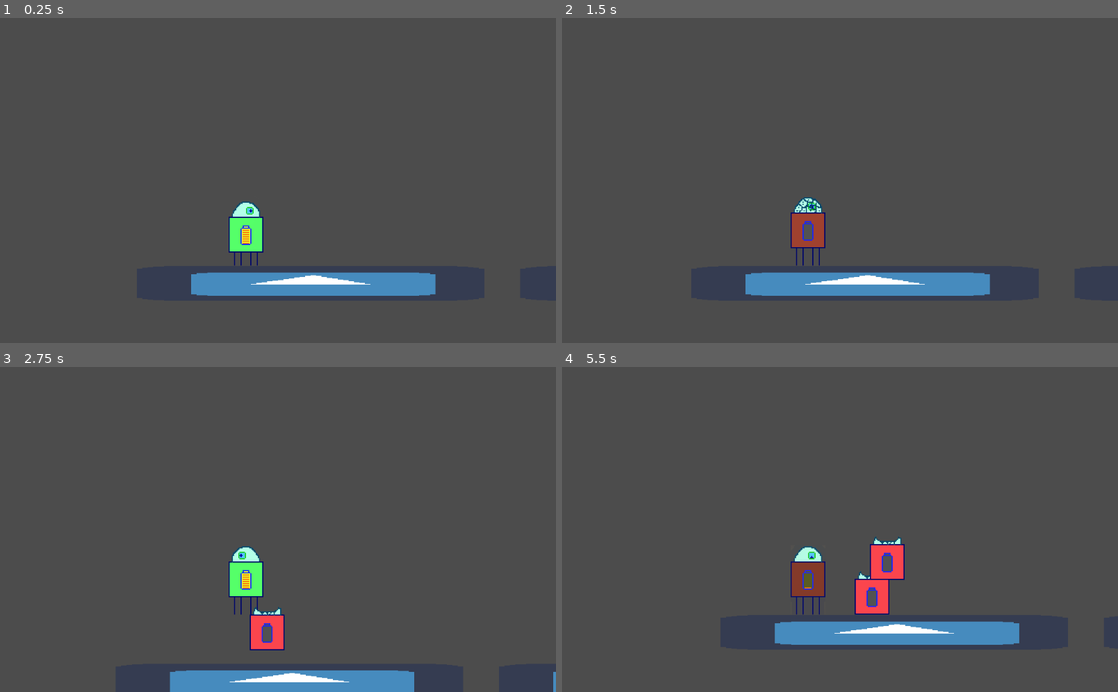
Above: before the commit, frames 1-4 (two rows, left to right).
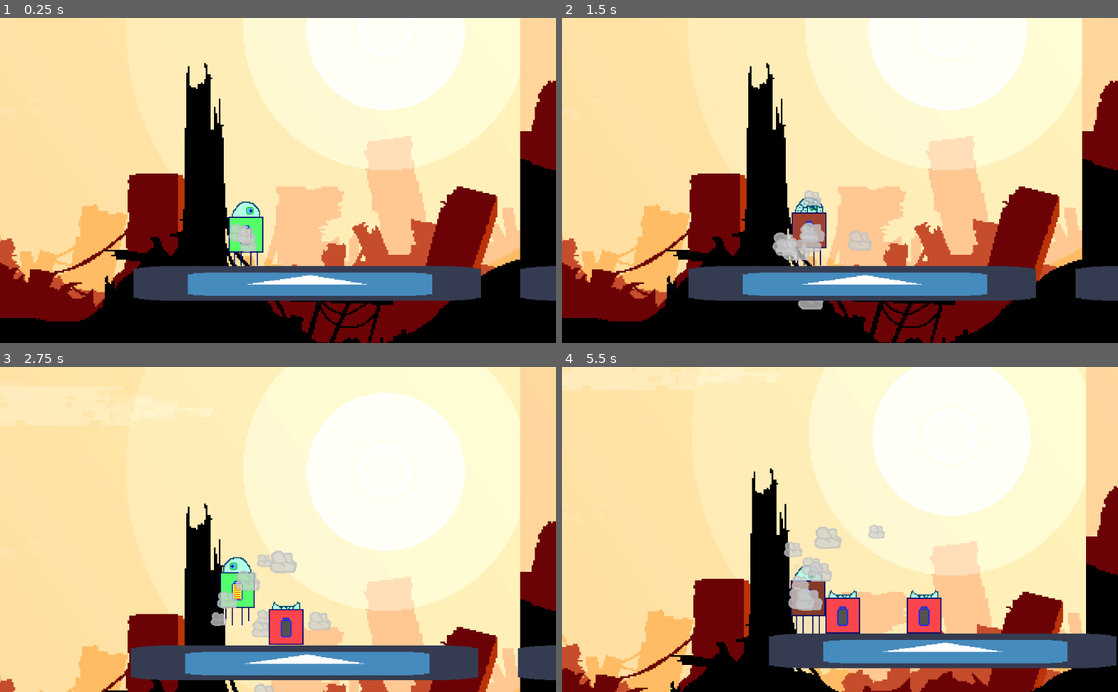
Above: after the commit, the same moments.

Repository: brisdalen/robot_puzzle
Game: Godot game, scene res://levels/root.tscn
Two runs of this game, one before a commit and one after it. Both use one fixed random seed, a clock stepped at 60 frames per second and the inputs below. The engine's default icon, where the game draws it, is replaced by a stand-in: a white triangle on a blue panel in a dark square.
Inputs:
- Up to frame 1 (0.25 s): no input
- Up to frame 2 (1.5 s): hold Right (ui_right) from 0.53 s (still down); tap D (keyboard_d) at 0.6, 1.35 s
- Up to frame 3 (2.75 s): release Right (ui_right) at 2.03 s; hold Left (ui_left) from 2.03 s (still down); tap D (keyboard_d) at 2.1 s
- Up to frame 4 (5.5 s): release Left (ui_left) at 2.78 s; hold Right (ui_right) 2.78-4.28 s; tap D (keyboard_d) every 0.75 s from 2.85 to 5.1 s; hold Left (ui_left) 4.28-5.03 s; hold Right (ui_right) from 5.03 s (still down)

The runs differ from the first frame. In frame 1, 92% of the frame differs, in the area x 0-100%, y 0-100%; in frame 2, 92%; in frame 3, 96%; in frame 4, 97%.

Commit message:
initial commit.

Diff:
--- a/levels/root.tscn
+++ b/levels/root.tscn
@@ -1,9 +1,10 @@
-[gd_scene load_steps=5 format=2]
+[gd_scene load_steps=6 format=2]
 
 [ext_resource path="res://root.gd" type="Script" id=1]
 [ext_resource path="res://player.tscn" type="PackedScene" id=2]
 [ext_resource path="res://dead_player_container.gd" type="Script" id=3]
 [ext_resource path="res://platform.tscn" type="PackedScene" id=4]
+[ext_resource path="res://Backgrounds/apocalypse_landscape_pixelated.png" type="Texture" id=5]
 
 [node name="root" type="Node2D"]
 script = ExtResource( 1 )
@@ -15,7 +16,7 @@
 script = ExtResource( 3 )
 
 [node name="StaticBody2D" parent="." instance=ExtResource( 4 )]
-position = Vector2( 193.947, 500 )
+position = Vector2( 187.057, 500 )
 
 [node name="StaticBody2D2" parent="." instance=ExtResource( 4 )]
 position = Vector2( 900, 500 )
@@ -25,3 +26,15 @@
 
 [node name="StaticBody2D5" parent="." instance=ExtResource( 4 )]
 position = Vector2( 2424.61, 552.461 )
+
+[node name="ParallaxBackground" type="ParallaxBackground" parent="."]
+offset = Vector2( 388.4, 123.28 )
+scale = Vector2( 3, 3 )
+transform = Transform2D( 3, 0, 0, 3, 388.4, 123.28 )
+
+[node name="ParallaxLayer" type="ParallaxLayer" parent="ParallaxBackground"]
+motion_scale = Vector2( 0.015, 1 )
+motion_mirroring = Vector2( 640, 0 )
+
+[node name="Sprite" type="Sprite" parent="ParallaxBackground/ParallaxLayer"]
+texture = ExtResource( 5 )
--- a/player.gd
+++ b/player.gd
@@ -13,6 +13,8 @@
 var wait_amount = 0.0
 var direction = DIRECTION.right
 
+onready var camera = get_node("Camera2D")
+const DEFAULT_SMOOTHING_SPEED = 10.0
 onready var anim_player = get_node("AnimationPlayer")
 
 # Called when the node enters the scene tree for the first time.
@@ -100,6 +102,7 @@
 
 func die():
 	print("die() called")
+	camera.smoothing_speed = 2
 	anim_state = STATE.dying
 	wait_amount = 0
 	anim_player.play("die")
@@ -108,3 +111,4 @@
 	anim_state = STATE.idle
 	position = spawn_location + Vector2(0, -70)
 	velocity = Vector2(0,0)
+	camera.smoothing_speed = DEFAULT_SMOOTHING_SPEED
--- a/player.tscn
+++ b/player.tscn
@@ -1,11 +1,12 @@
-[gd_scene load_steps=11 format=2]
+[gd_scene load_steps=13 format=2]
 
 [ext_resource path="res://player.gd" type="Script" id=1]
 [ext_resource path="res://Animations/player/player_spreadsheet_2.png" type="Texture" id=2]
+[ext_resource path="res://Backgrounds/ugly_cloud.png" type="Texture" id=3]
 
-[sub_resource type="Animation" id=8]
+[sub_resource type="Animation" id=1]
 resource_name = "die"
-length = 2.0
+length = 1.78
 tracks/0/type = "value"
 tracks/0/path = NodePath("Sprite:frame")
 tracks/0/interp = 1
@@ -133,8 +134,12 @@
 "values": [ 0, 1, 2, 3 ]
 }
 
-[sub_resource type="RectangleShape2D" id=1]
+[sub_resource type="RectangleShape2D" id=8]
 extents = Vector2( 32, 64 )
+
+[sub_resource type="Gradient" id=9]
+offsets = PoolRealArray( 0 )
+colors = PoolColorArray( 0.991563, 0.999603, 1, 1 )
 
 [node name="player" type="KinematicBody2D"]
 script = ExtResource( 1 )
@@ -143,10 +148,9 @@
 scale = Vector2( 2, 2 )
 texture = ExtResource( 2 )
 hframes = 35
-frame = 34
 
 [node name="AnimationPlayer" type="AnimationPlayer" parent="."]
-anims/die = SubResource( 8 )
+anims/die = SubResource( 1 )
 anims/idle_left = SubResource( 2 )
 anims/idle_right = SubResource( 3 )
 anims/sitting_left = SubResource( 4 )
@@ -155,8 +159,33 @@
 anims/walking_right = SubResource( 7 )
 
 [node name="CollisionShape2D" type="CollisionShape2D" parent="."]
-shape = SubResource( 1 )
+shape = SubResource( 8 )
 
 [node name="Camera2D" type="Camera2D" parent="."]
 offset = Vector2( 58.96, -92.99 )
 current = true
+smoothing_enabled = true
+smoothing_speed = 10.0
+
+[node name="CPUParticles2D" type="CPUParticles2D" parent="."]
+amount = 10
+lifetime = 3.67
+speed_scale = 3.44
+local_coords = false
+texture = ExtResource( 3 )
+emission_shape = 3
+emission_points = PoolVector2Array(  )
+emission_colors = PoolColorArray( 0.980392, 0.968627, 0.968627, 0.0627451, 0.980392, 0.968627, 0.968627, 0.0627451, 0.980392, 0.968627, 0.968627, 0.0627451, 0.980392, 0.968627, 0.968627, 0.0627451, 0.980392, 0.968627, 0.968627, 0.0627451, 0.980392, 0.968627, 0.968627, 0.0627451, 0.980392, 0.968627, 0.968627, 0.0627451, 0.980392, 0.968627, 0.968627, 0.0627451, 0.980392, 0.968627, 0.968627, 0.0627451, 0.980392, 0.968627, 0.968627, 0.0627451 )
+spread = 180.0
+gravity = Vector2( 0, 5 )
+initial_velocity = 24.8
+initial_velocity_random = 0.2
+linear_accel = 17.2
+radial_accel = 27.95
+radial_accel_random = 0.19
+tangential_accel = 0.2
+damping = 38.71
+damping_random = 0.2
+scale_amount = 0.48
+scale_amount_random = 0.75
+color_ramp = SubResource( 9 )
Binary file added: Backgrounds/apocalypse_landscape_pixelated.png
Not shown, added: Backgrounds/apocalypse_landscape_pixelated.png.import
Binary file added: Backgrounds/ugly_cloud.png
Not shown, added: Backgrounds/ugly_cloud.png.import
Not shown, added: Backgrounds/ugly_cloud.paint
